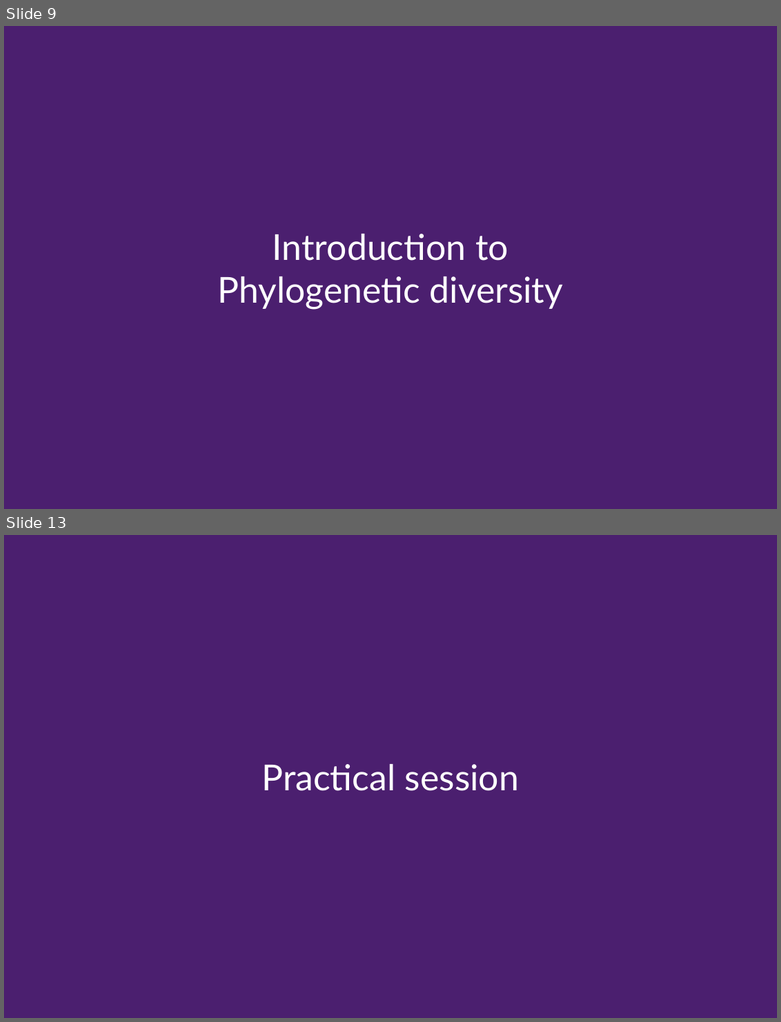
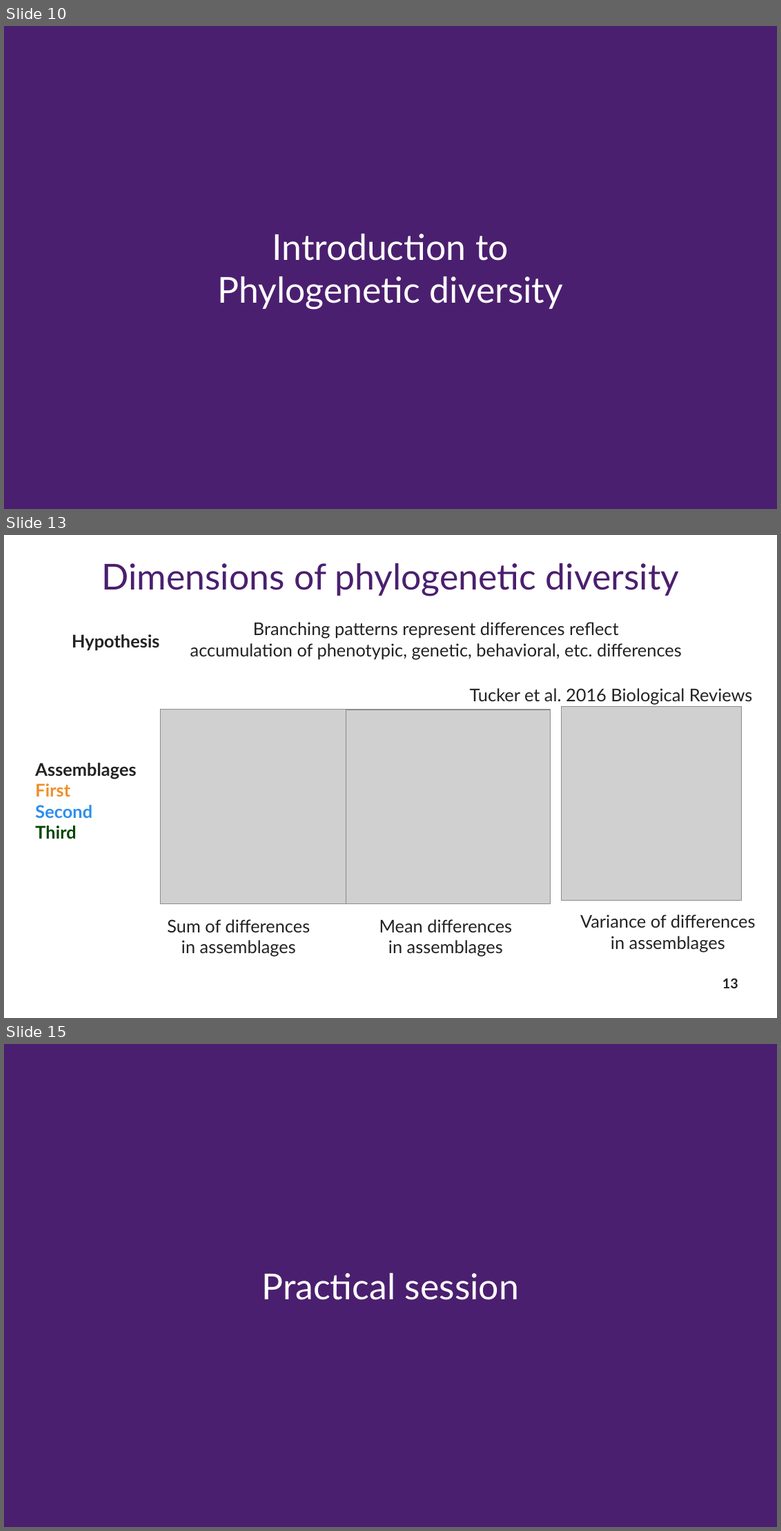
Before and after one commit to Rekyt/biodiversity_facets_tutorial, a slide deck: biodiversity_facets_presentation.odp. Shown one above the other, each under a label of ours: slides 9 and 13 before the commit, slides 10, 13 and 15 after it; the slides between them are not shown. The pictures are 781x1022 and 781x1531 pixels, drawn with LibreOffice and Linux fonts; fonts in the diff are those of the drawing; grey boxes stand for pictures. Boxes give left, top, right and bottom in pixels: in the first picture for what was removed or moved away, otherwise in the second. Text is boxed around its words. In the diff, an @@ line names an element or a change of style, - is before the commit and + after.

```diff
--- a/biodiversity_facets_presentation.odp
+++ b/biodiversity_facets_presentation.odp
@@ slide 13 added at bbox=[4, 535, 777, 1018], background #FFFFFF @@
@@ title added at bbox=[101, 563, 680, 596], 36.7 pt, text #4B1F6F @@
+Dimensions of phylogenetic diversity
@@ text added at bbox=[72, 634, 159, 650], 18 pt, text #222222, bold @@
+Hypothesis
@@ text added at bbox=[190, 622, 682, 659], 18 pt, text #222222 @@
+Branching patterns represent differences reflect
+accumulation of phenotypic, genetic, behavioral, etc. differences
@@ text added at bbox=[470, 688, 753, 705], 18 pt, text #222222 @@
+Tucker et al. 2016 Biological Reviews
@@ picture added at bbox=[161, 710, 346, 904] @@
@@ picture added at bbox=[346, 710, 550, 904] @@
@@ picture added at bbox=[562, 707, 741, 901] @@
@@ text added at bbox=[35, 763, 136, 839], 18 pt, text #222222, bold @@
+Assemblages
+First
+Second
+Third
@@ text added at bbox=[167, 919, 310, 957], 18 pt, text #222222 @@
+Sum of differences
+in assemblages
@@ text added at bbox=[379, 919, 512, 957], 18 pt, text #222222 @@
+Mean differences
+in assemblages
@@ text added at bbox=[580, 914, 755, 952], 18 pt, text #222222 @@
+Variance of differences
+in assemblages
@@ page number added at bbox=[722, 978, 738, 988], 14 pt, text #222222, bold @@
+13
@@ what was slide 9 is now slide 10 @@
@@ what was slide 13 is now slide 15 @@
```
Also in this commit, not shown: 4 slides changed, 8 other slides added, 4 slides removed.
